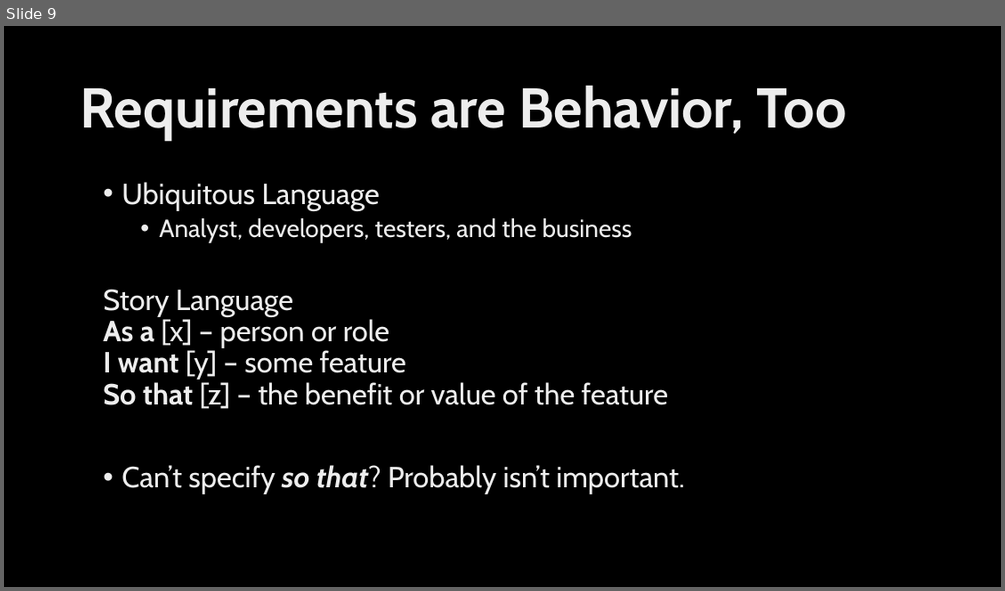
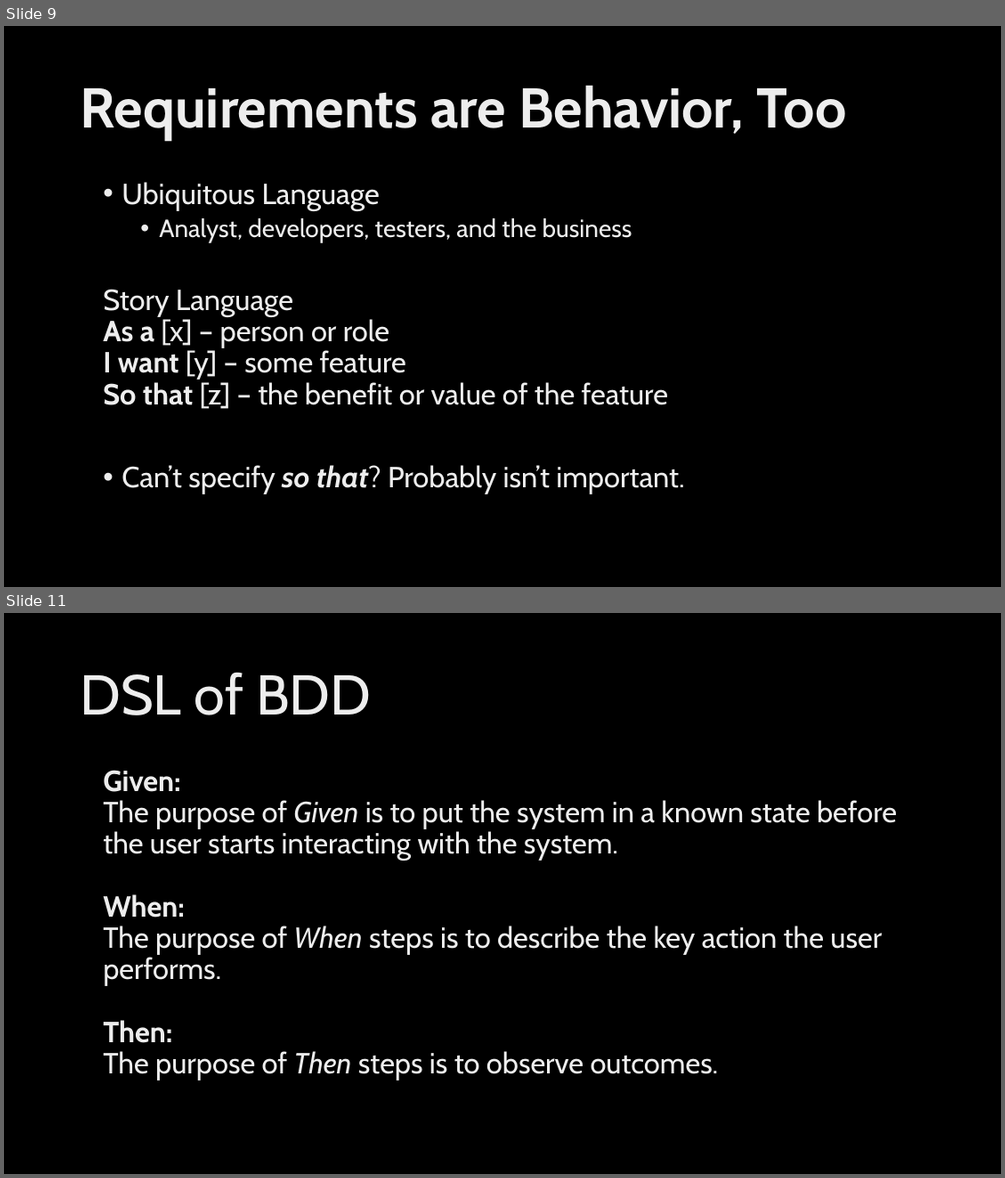
Before and after one commit to ingramam/BDD-lunch-and-learn, a slide deck: BDD.pptx. Shown one above the other, each under a label of ours: slide 9 before the commit, slides 9 and 11 after it; the slides between them are not shown. The pictures are 1005x591 and 1005x1178 pixels, drawn with LibreOffice and Linux fonts; fonts in the diff are those of the drawing; background and template pictures are left out. Boxes give left, top, right and bottom in pixels: in the first picture for what was removed or moved away, otherwise in the second. Text is boxed around its words. In the diff, an @@ line names an element or a change of style, - is before the commit and + after.

```diff
--- a/BDD.pptx
+++ b/BDD.pptx
@@ slide 11 added at box(4, 613, 1001, 1174), background picture (left out) @@
@@ title added at box(80, 672, 371, 715), 54 pt, text gradient #BFBFBF to #EDEDED to #FFFFFF @@
+DSL of BDD
@@ text added at box(103, 770, 897, 1080), 28 pt, text gradient #BFBFBF to #EDEDED to #FFFFFF @@
+Given:
+The purpose of Given is to put the system in a known state before the user starts interacting with the system.
+When:
+The purpose of When steps is to describe the key action the user performs.
+Then:
+The purpose of Then steps is to observe outcomes.
```
Also in this commit, not shown: 3 slides changed, 8 other slides added, 1 other file.
